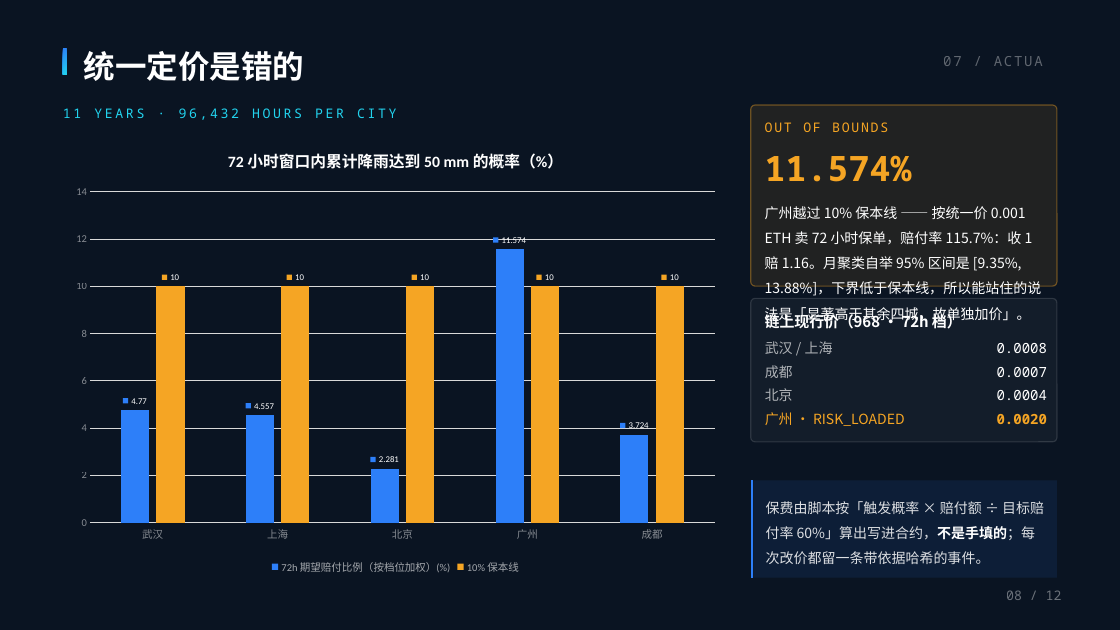
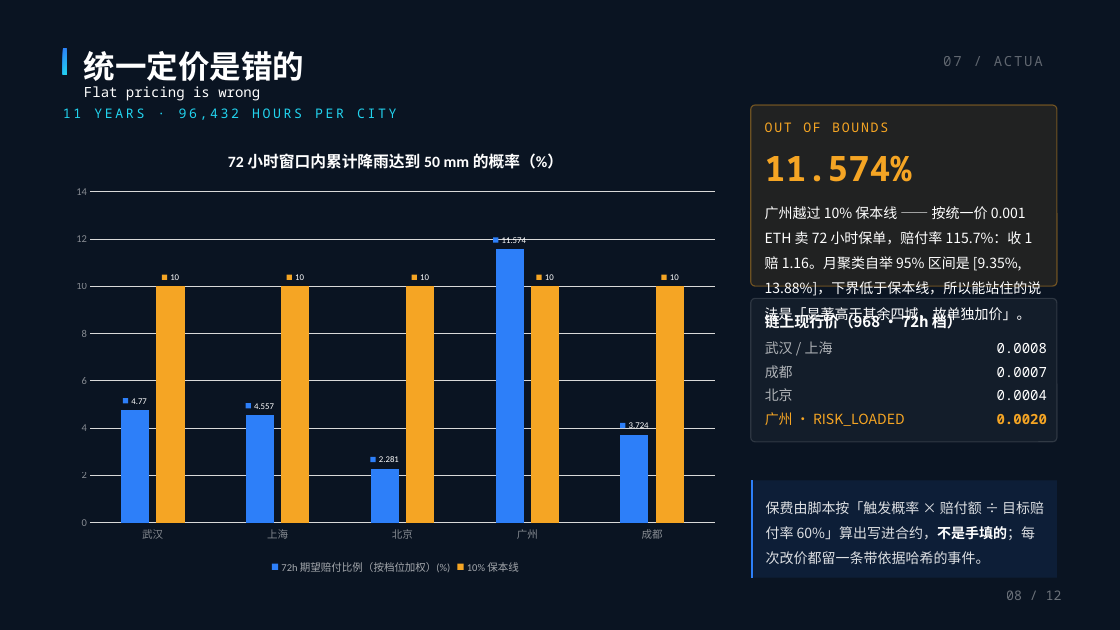
Before and after one commit to juice-butterfly/rainproof, a slide deck: slide 8 of 提交材料/雨证-路演PPT-叙事版-修订5.pptx. Drawn at 1120x630 pixels with LibreOffice and Linux fonts; fonts in the diff are those of the drawing. Boxes give left, top, right and bottom in pixels: in the first picture for what was removed or moved away, otherwise in the second. Text is boxed around its words. In the diff, an @@ line names an element or a change of style, - is before the commit and + after.

```diff
--- a/提交材料/雨证-路演PPT-叙事版-修订5.pptx
+++ b/提交材料/雨证-路演PPT-叙事版-修订5.pptx
@@ text added at (84, 86, 260, 101), 12 pt, text #FFFFFF @@
+Flat pricing is wrong
```
Also in this commit, not shown: 12 other slides changed, 9 other files.
